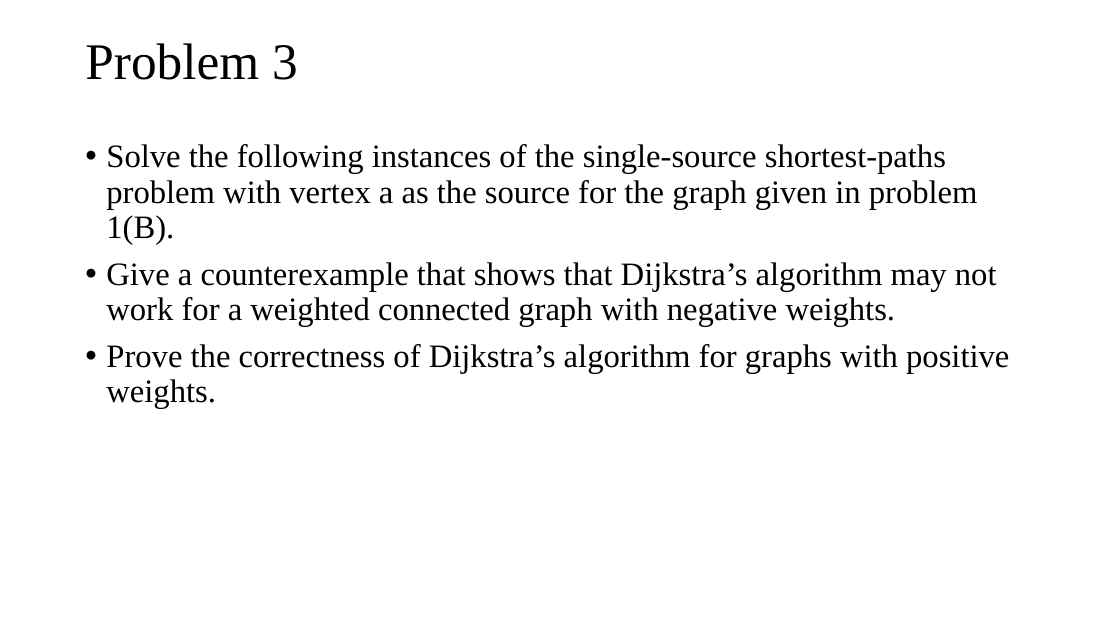
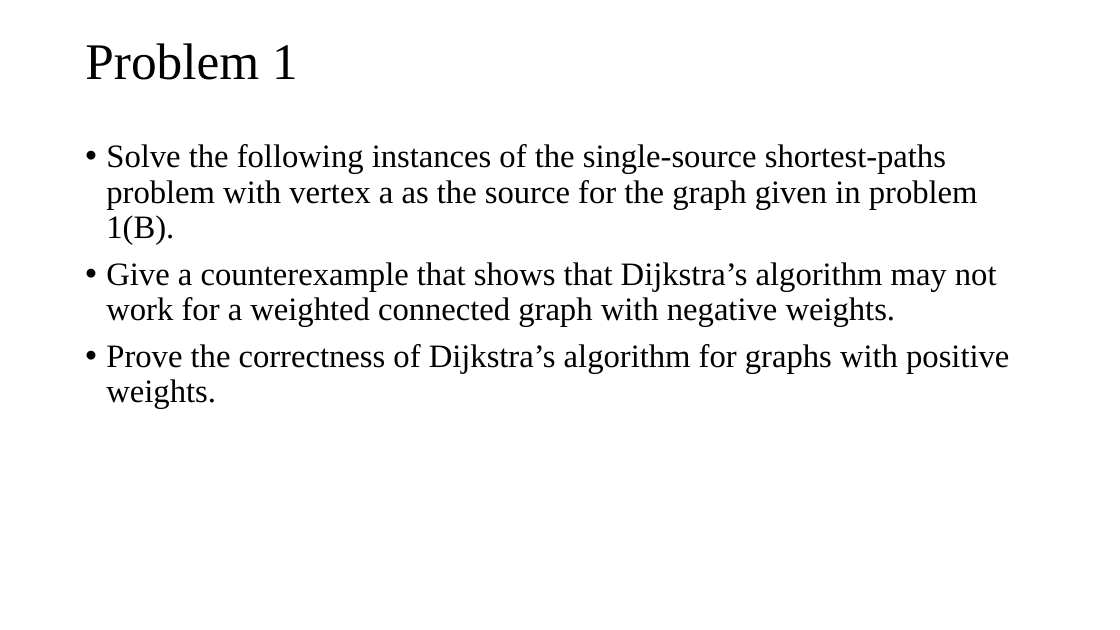
Before and after one commit to tamlhp/2801ict, a slide deck: slide 2 of week-9&10/problem-set/2801ict-week9&10.pptx (slide 24 before the commit). Drawn at 1120x630 pixels with LibreOffice and Linux fonts; fonts in the diff are those of the drawing. Boxes give left, top, right and bottom in pixels: in the first picture for what was removed or moved away, otherwise in the second. Text is boxed around its words. In the diff, an @@ line names an element or a change of style, - is before the commit and + after.

```diff
--- a/week-9&10/problem-set/2801ict-week9&10.pptx
+++ b/week-9&10/problem-set/2801ict-week9&10.pptx
@@ title at (85, 43, 298, 80): text changed @@
-Problem 3
+Problem 1
```
Also in this commit, not shown: 23 other slides changed, 26 slides removed.
